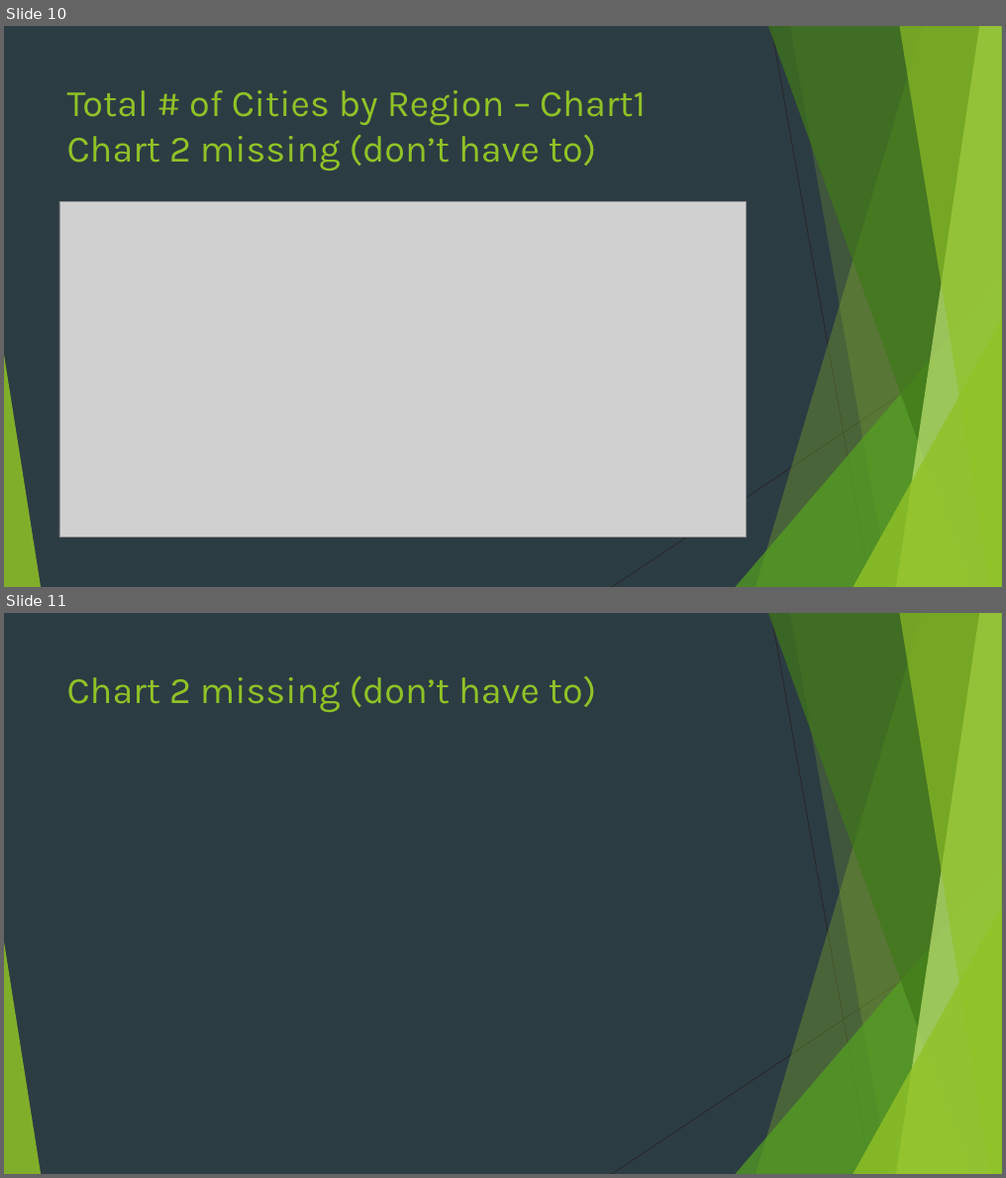
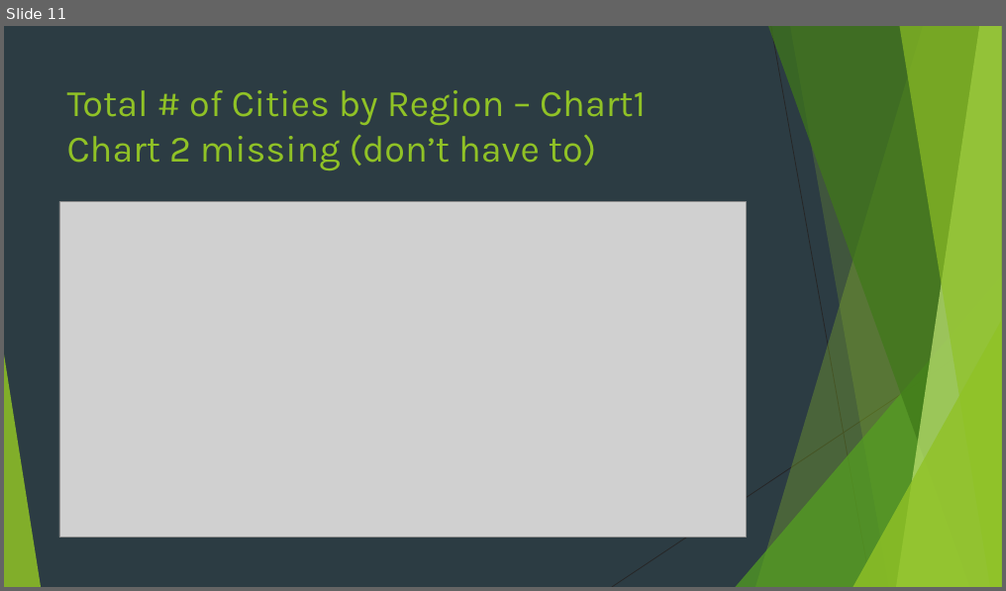
Before and after one commit to breardon7/6101-GroupProjects, a slide deck: 6101 Group Project New Version_Jichong_3.20.pptx. Shown one above the other, each under a label of ours: slides 10 and 11 before the commit, slide 11 after it. The pictures are 1006x1178 and 1006x591 pixels, drawn with LibreOffice and Linux fonts; fonts in the diff are those of the drawing; grey boxes stand for pictures. Boxes give left, top, right and bottom in pixels: in the first picture for what was removed or moved away, otherwise in the second. Text is boxed around its words. In the diff, an @@ line names an element or a change of style, - is before the commit and + after.

```diff
--- a/6101 Group Project New Version_Jichong_3.20.pptx
+++ b/6101 Group Project New Version_Jichong_3.20.pptx
@@ slide 11 removed at [4,613,1002,1174], background #2C3C43; not listed: 10 template elements that a slide beside it also shows @@
@@ title removed at [67,676,596,712] @@
-Chart 2 missing (don’t have to)
@@ what was slide 10 is now slide 11 @@
```
Also in this commit, not shown: 4 slides changed, 2 slides added, 2 other files.
